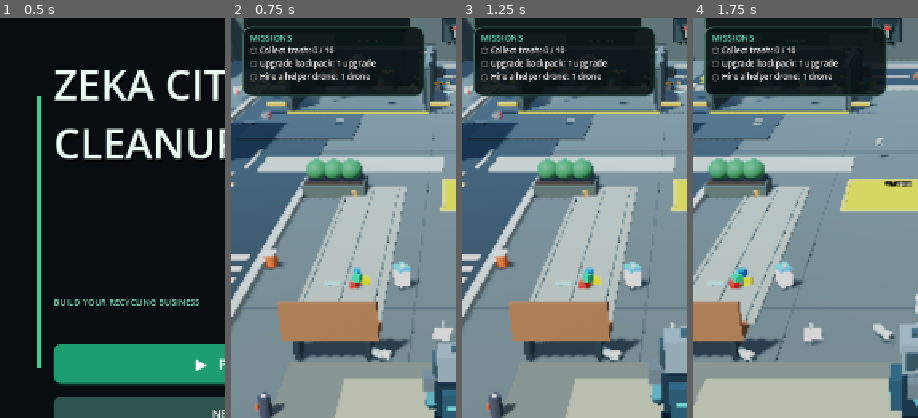
Above: before the commit, frames 1-4 (left to right).
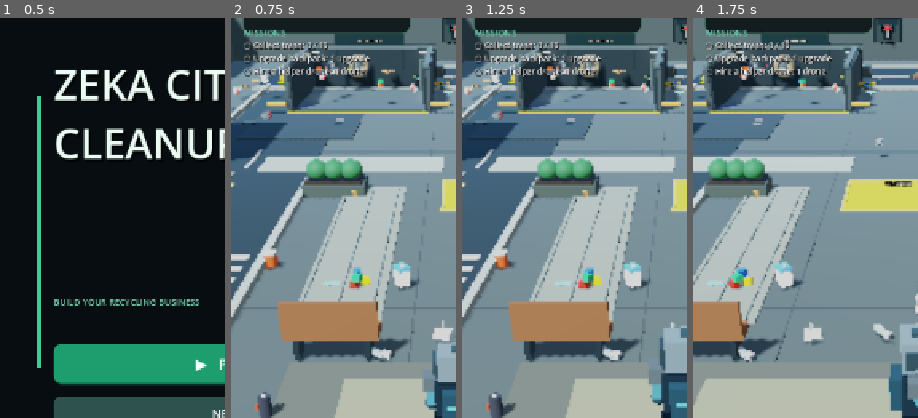
Above: after the commit, the same moments.

Repository: zekainstabot/trash-empire
Game: Godot game, scene res://Scenes/Main.tscn
Two runs of this game, one before a commit and one after it. Both use one fixed random seed, a clock stepped at 60 frames per second and the inputs below.
Inputs (mouse positions are % of the whole screen's width and height, from its top left):
- Up to frame 1 (0.5 s): no input
- Up to frame 2 (0.75 s): click "▶ PLAY" at 0.5 s
- Up to frame 3 (1.25 s): no input
- Up to frame 4 (1.75 s): move the mouse to (72, 45) at 1.27 s; hold D (move_right) from 1.28 s (still down); click (72, 45) at 1.42 s
The pictures show only the part of the screen within x 0-50%, y 9-59%; the shares and areas given below are measured in that part.

Frame 1 is identical in both runs. In frame 2, 13% of the frame differs, in the area x 4-87%, y 2-20%; in frame 3, 13%; in frame 4, 12%.

Commit message:
Keep HUD panel and replace only its status text with missions

Diff:
--- a/Scripts/main.gd
+++ b/Scripts/main.gd
@@ -65,7 +65,6 @@
 var money_label: Label
 var bag_label: Label
 var message_label: Label
-var mission_panel: Panel
 var mission_label: Label
 var joystick_pad: Panel
 var joystick_knob: Panel
@@ -1199,16 +1198,12 @@
 	final_zone_label.add_theme_color_override("font_color", Color(1.0, 0.78, 0.30))
 	_update_final_zone_label()
 
-	# Replace the rotating status message with a persistent, live mission tracker.
-	mission_panel = Panel.new()
-	mission_panel.position = Vector2(18, 132)
-	mission_panel.size = Vector2(292, 112)
-	mission_panel.add_theme_stylebox_override("panel", _panel_style(Color(0.035, 0.065, 0.075, 0.88)))
-	layer.add_child(mission_panel)
-	var mission_title := _label("MISSIONS", Vector2(30, 140), 14, layer)
+	# Keep the existing HUD panel; replace only the status text beneath it with missions.
+	var mission_title := _label("MISSIONS", Vector2(20, 132), 14, layer)
 	mission_title.add_theme_color_override("font_color", Color(0.42, 0.88, 0.72))
-	mission_label = _label("", Vector2(30, 161), 13, layer)
-	mission_label.size = Vector2(280, 78)
+	mission_label = _label("", Vector2(20, 153), 13, layer)
+	mission_label.size = Vector2(maxf(280.0, screen.x - 40.0), 76)
+	mission_label.autowrap_mode = TextServer.AUTOWRAP_WORD_SMART
 	mission_label.add_theme_color_override("font_shadow_color", Color.BLACK)
 	mission_label.add_theme_constant_override("shadow_offset_x", 1)
 	mission_label.add_theme_constant_override("shadow_offset_y", 1)
